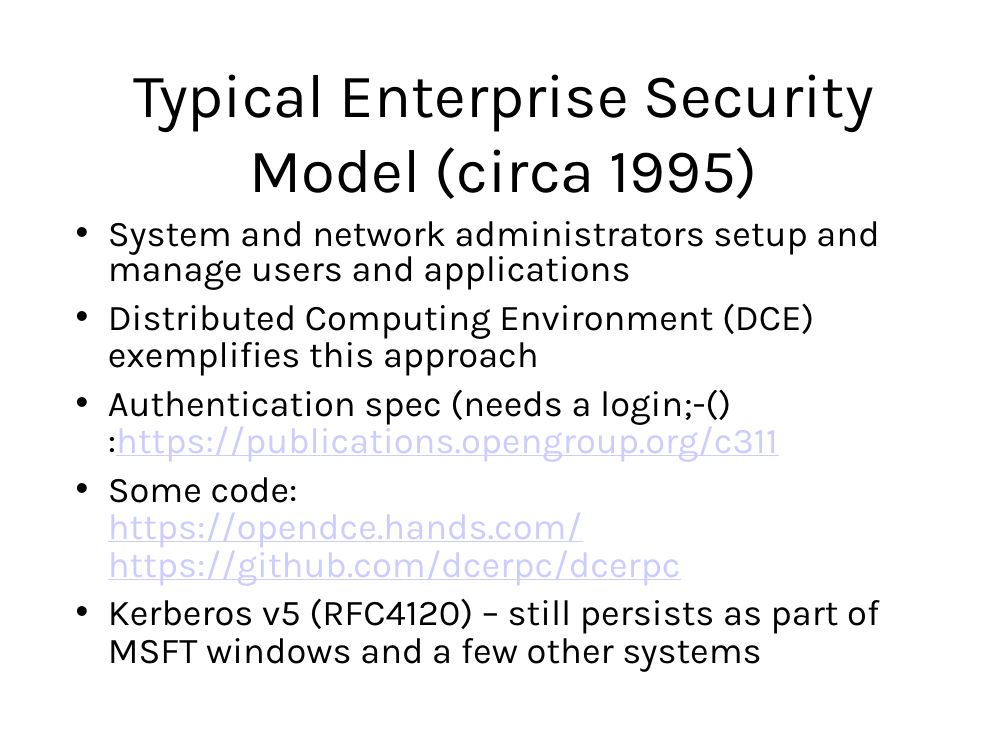
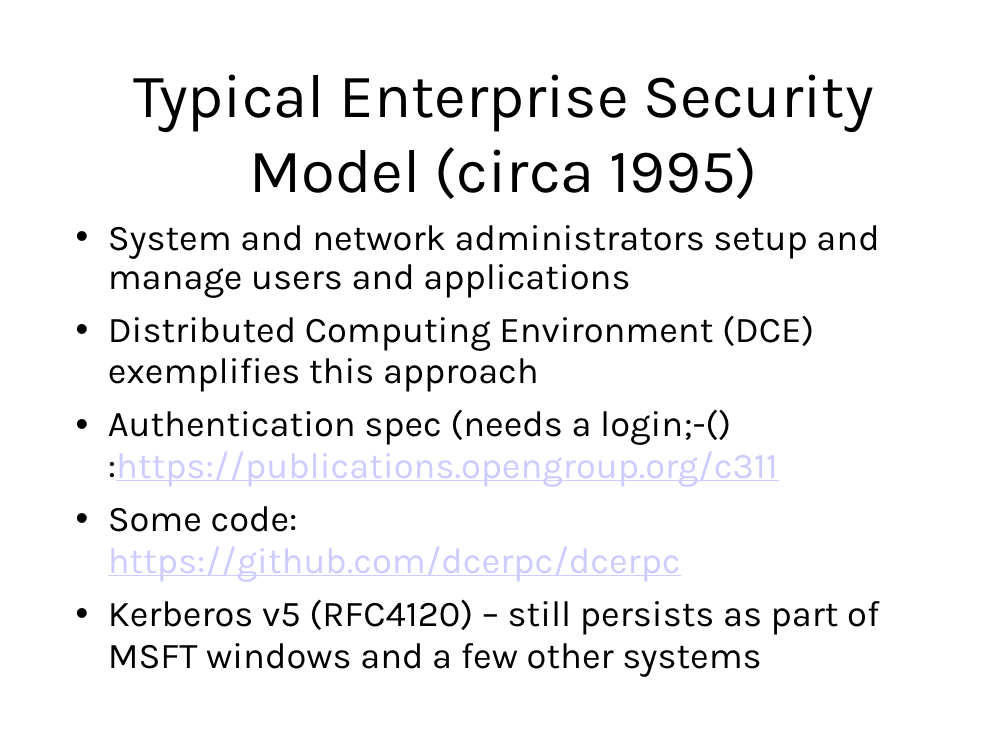
Before and after one commit to sftcd/cs7053, a slide deck: slide 19 of 2022lectures/02-concepts.odp. Drawn at 1008x756 pixels with LibreOffice and Linux fonts; fonts in the diff are those of the drawing. Boxes give left, top, right and bottom in pixels: in the first picture for what was removed or moved away, otherwise in the second. Text is boxed around its words. In the diff, an @@ line names an element or a change of style, - is before the commit and + after.

```diff
--- a/2022lectures/02-concepts.odp
+++ b/2022lectures/02-concepts.odp
@@ text at (108,225,879,677): line spacing 0.81 to 0.91; line spacing 0.86 to 0.96 @@
@@ text at (108,506,681,582): text changed @@
-• Some code:
-  https://opendce.hands.com/
-  https://github.com/dcerpc/dcerpc
+• Some code:
+  https://github.com/dcerpc/dcerpc
```
Also in this commit, not shown: 3 other slides changed, 4 other files.
